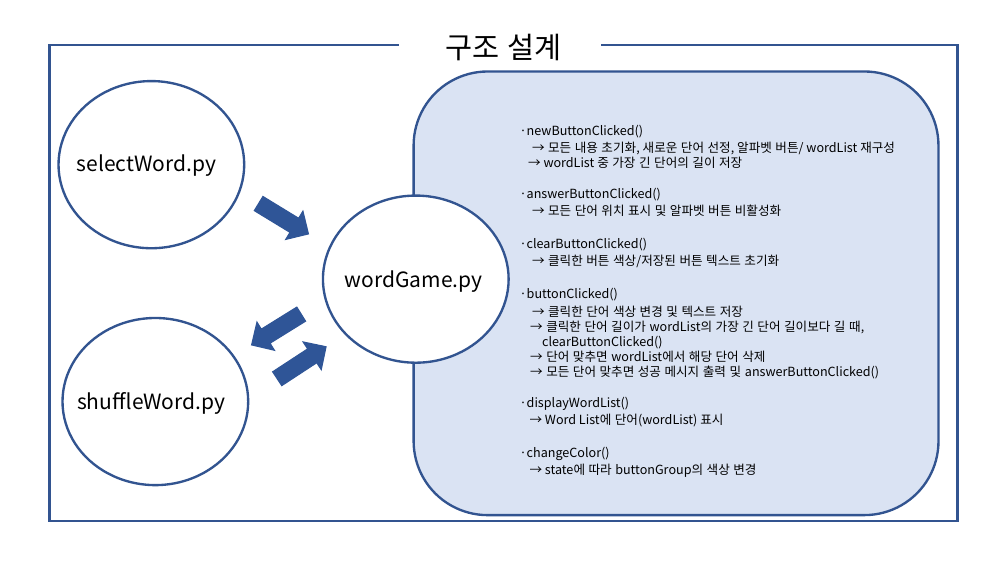
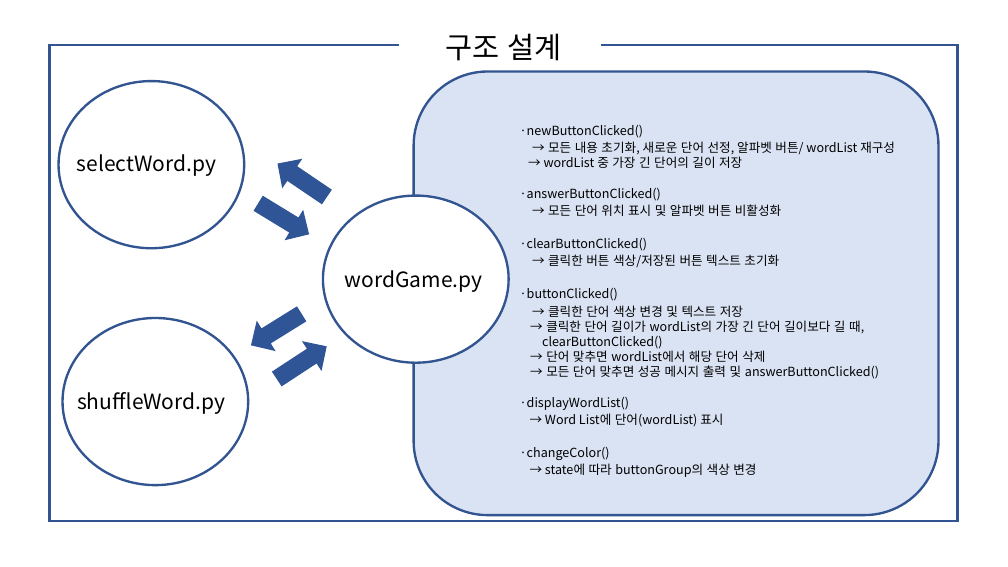
Before and after one commit to Shin-MG/SWP2_AD_project, a slide deck: slide 6 of AD 프로젝트 발표자료_20203090 신민경.pptx. Drawn at 1008x567 pixels with LibreOffice and Linux fonts; fonts in the diff are those of the drawing. Boxes give left, top, right and bottom in pixels: in the first picture for what was removed or moved away, otherwise in the second. Text is boxed around its words. In the diff, an @@ line names an element or a change of style, - is before the commit and + after.

```diff
--- a/AD 프로젝트 발표자료_20203090 신민경.pptx
+++ b/AD 프로젝트 발표자료_20203090 신민경.pptx
@@ down arrow added at (269, 150, 336, 210), fill #2F5597, outline #2F5597 1 pt @@
```
Also in this commit, not shown: 2 other slides changed.
